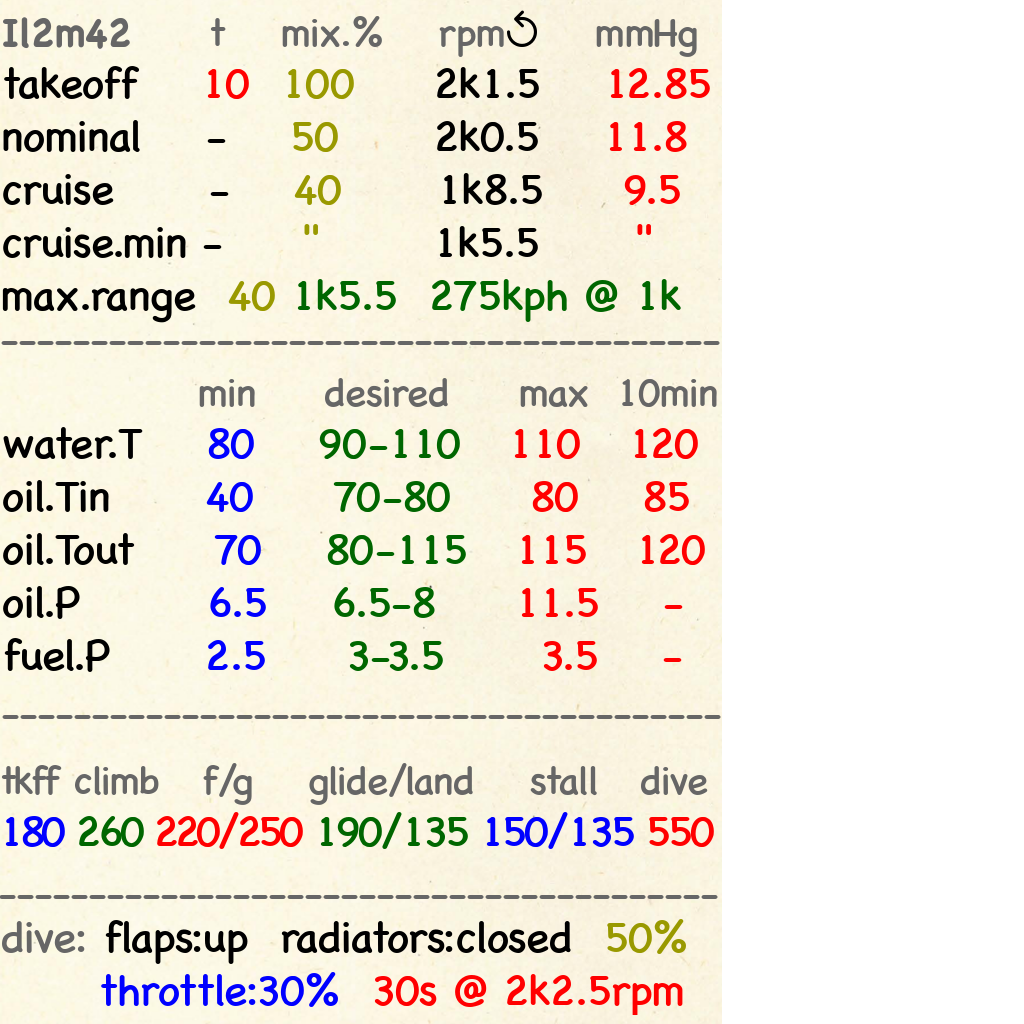
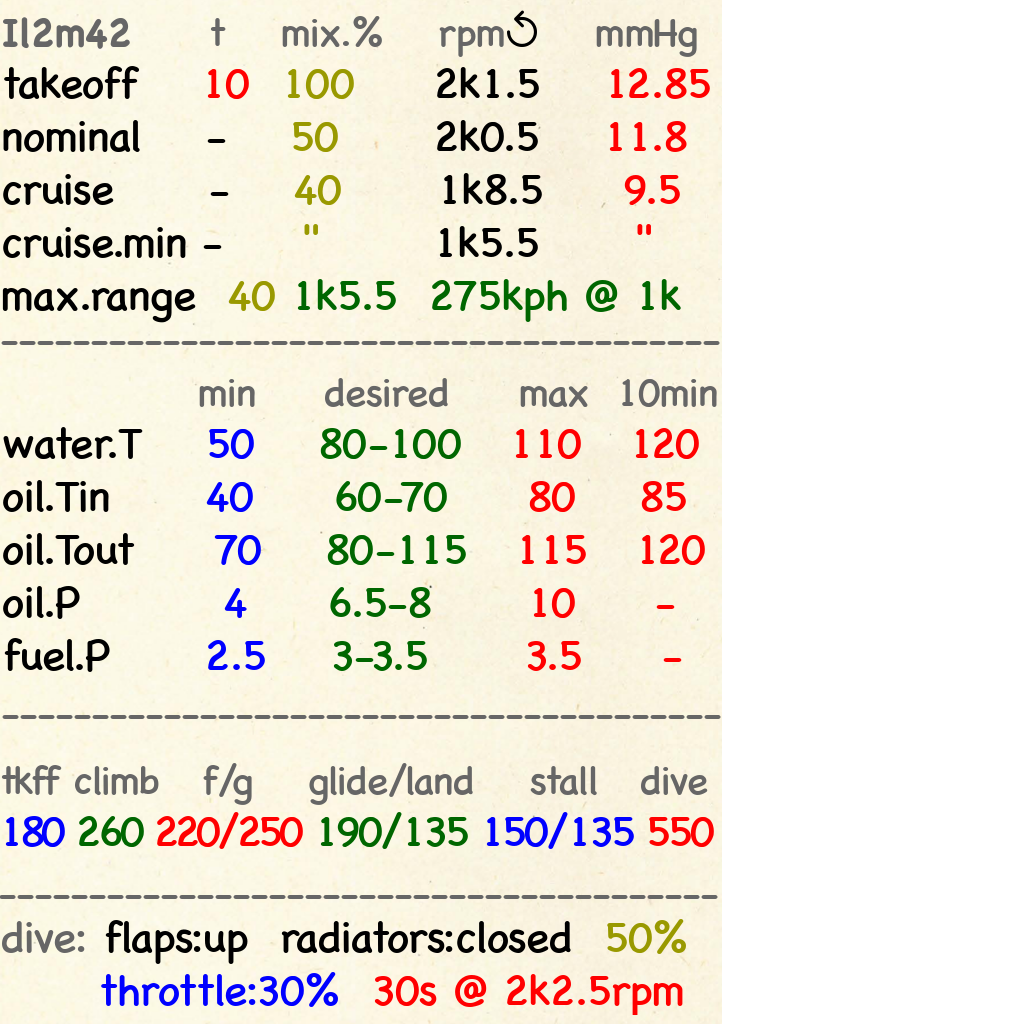
Before/after of a 1024 × 1024 layered artwork. What changed in the layer stack:
painted on "min desired ..." over [208, 428, 699, 671]
